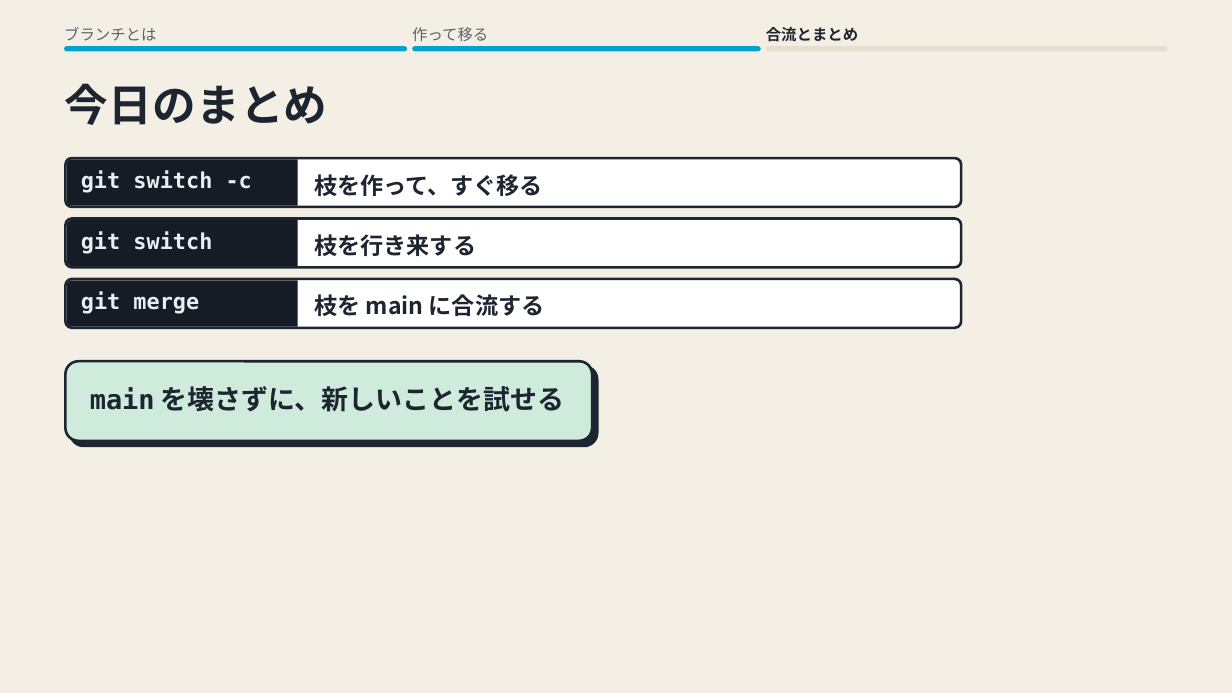
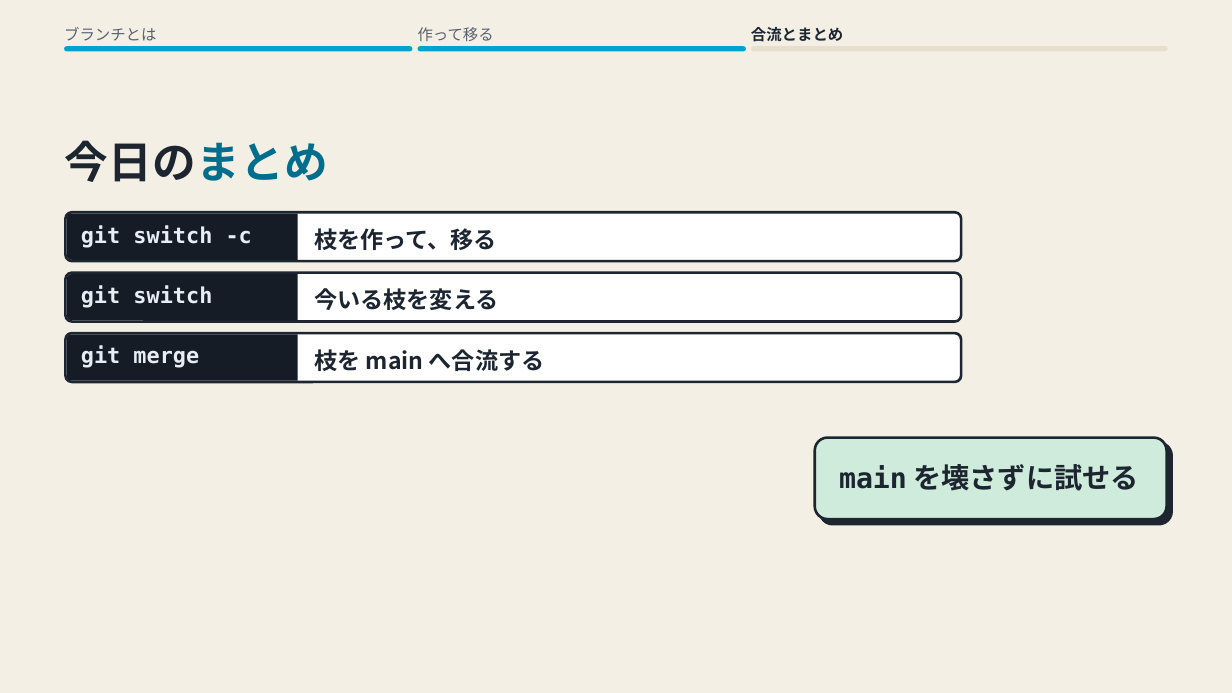
Before and after one commit to yukihito-jokyu/context, a slide deck: slide 4 of docs/artifacts/skills/motion-deck/git-branch.pptx. Drawn at 1232x693 pixels with LibreOffice and Linux fonts; fonts in the diff are those of the drawing. Boxes give left, top, right and bottom in pixels: in the first picture for what was removed or moved away, otherwise in the second. Text is boxed around its words. In the diff, an @@ line names an element or a change of style, - is before the commit and + after.

```diff
--- a/docs/artifacts/skills/motion-deck/git-branch.pptx
+++ b/docs/artifacts/skills/motion-deck/git-branch.pptx
@@ text "作って移る": place and size @@
-text "作って移る" at (412,27,488,41)
+text "作って移る" at (418,27,494,41)
@@ text "合流とまとめ": place and size @@
-text "合流とまとめ" at (766,27,858,42)
+text "合流とまとめ" at (751,27,843,42)
@@ rounded rectangle: place and size @@
-rounded rectangle at (64,46,407,52)
+rounded rectangle at (64,46,412,52)
@@ rounded rectangle: place and size @@
-rounded rectangle at (412,46,761,52)
+rounded rectangle at (418,46,746,52)
@@ rounded rectangle: place and size @@
-rounded rectangle at (766,46,1168,52)
+rounded rectangle at (751,46,1168,52)
@@ text "今日のまとめ" at (64,140,328,182): text colour #1C2530 to #006E8C in "今日のまとめ" @@
@@ text at (314,228,496,250): text changed @@
-枝を作って、すぐ移る
+枝を作って、移る
@@ rounded rectangle: place and size @@
-rounded rectangle at (66,279,961,328)
+rounded rectangle at (66,273,961,322)
@@ freeform shape: place and size @@
-freeform shape at (67,280,298,326)
+freeform shape at (67,274,298,321)
@@ 4 texts, 1 rounded rectangle, 1 freeform shape: place and size @@
-4 texts, 1 rounded rectangle, 1 freeform shape at (64,83,961,314)
+4 texts, 1 rounded rectangle, 1 freeform shape at (64,140,961,368)
@@ text at (314,288,498,310): text changed @@
-枝を行き来する
+今いる枝を変える
@@ rounded rectangle: place and size @@
-rounded rectangle at (66,219,961,268)
+rounded rectangle at (66,334,961,383)
@@ freeform shape: place and size @@
-freeform shape at (67,220,298,266)
+freeform shape at (67,335,298,381)
@@ text at (314,349,544,371): text changed @@
-枝を main に合流する
+枝を main へ合流する
@@ rounded rectangle removed at (66,361,592,441) @@
@@ rounded rectangle added at (815,438,1167,519), fill #CFEBDC, outline #1C2530 2 pt @@
@@ text at (839,464,1138,491): text changed; size 21 to 22 pt @@
-main を壊さずに、新しいことを試せる
+main を壊さずに試せる
```
Also in this commit, not shown: 3 other slides changed, 19 other files.
